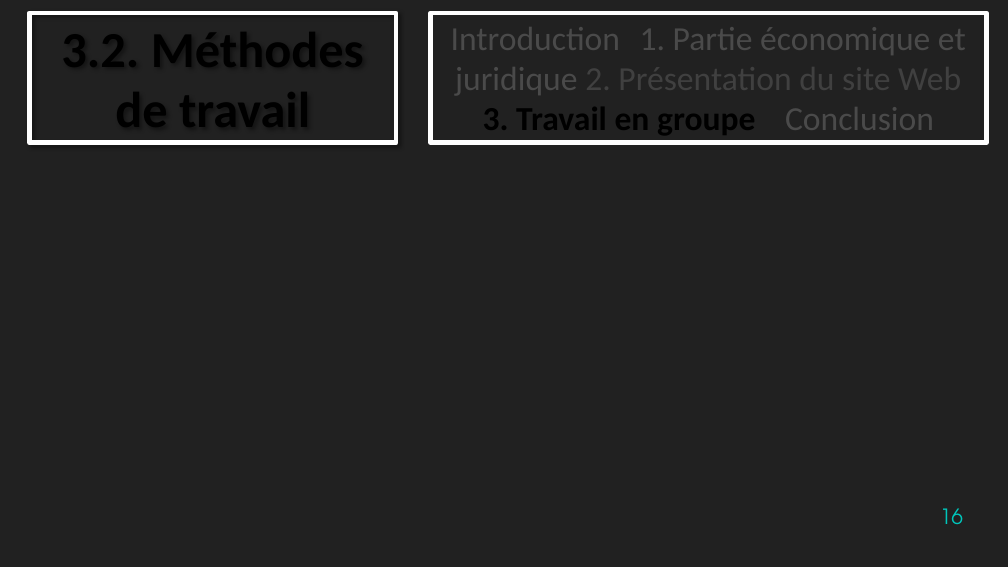
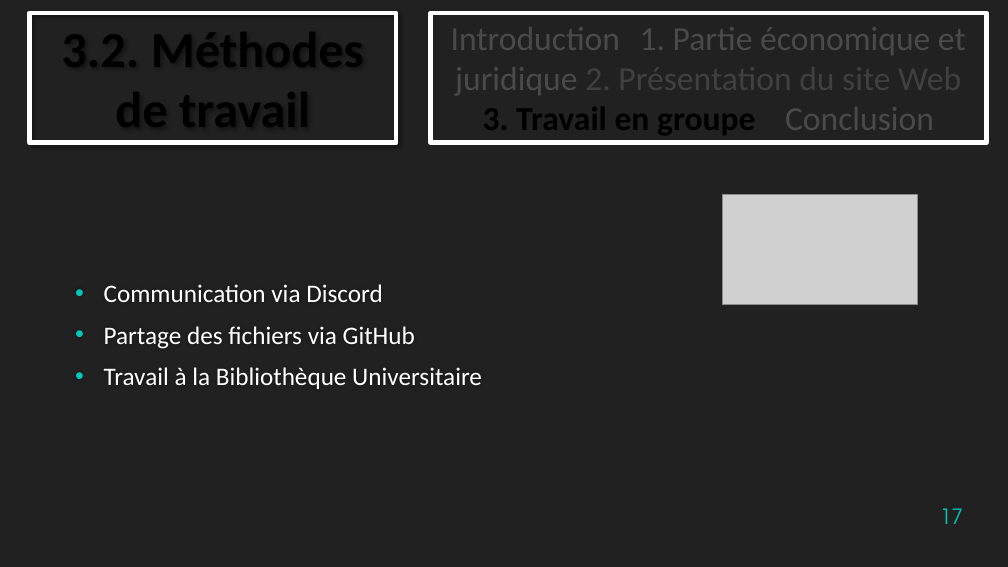
Before and after one commit to TheStaticTurtle/IUT_Website_TTI, a slide deck: slide 17 of Documents/Soutenance.pptx (slide 16 before the commit). Drawn at 1008x567 pixels with LibreOffice and Linux fonts; fonts in the diff are those of the drawing; grey boxes stand for pictures; background and template pictures are left out. Boxes give left, top, right and bottom in pixels: in the first picture for what was removed or moved away, otherwise in the second. Text is boxed around its words. In the diff, an @@ line names an element or a change of style, - is before the commit and + after.

```diff
--- a/Documents/Soutenance.pptx
+++ b/Documents/Soutenance.pptx
@@ picture added at (x1=723, y1=195, x2=917, y2=306) @@
@@ text added at (x1=104, y1=284, x2=482, y2=389), 24 pt, text #FFFFFF @@
+• Communication via Discord
+• Partage des fichiers via GitHub
+• Travail à la Bibliothèque Universitaire
@@ page number at (x1=940, y1=508, x2=963, y2=524): text changed @@
-16
+17
```
Also in this commit, not shown: 10 other slides changed, 1 slide added.
